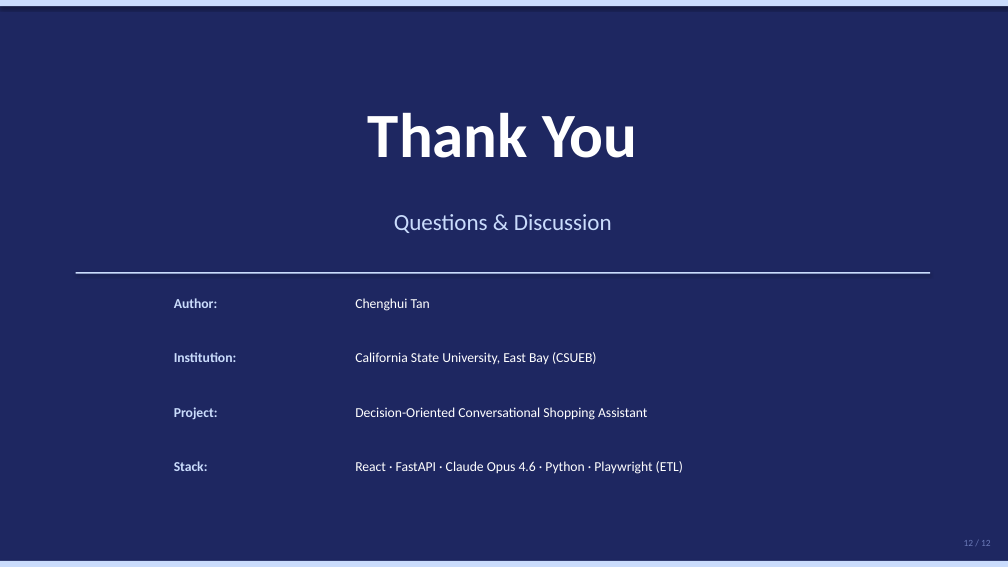
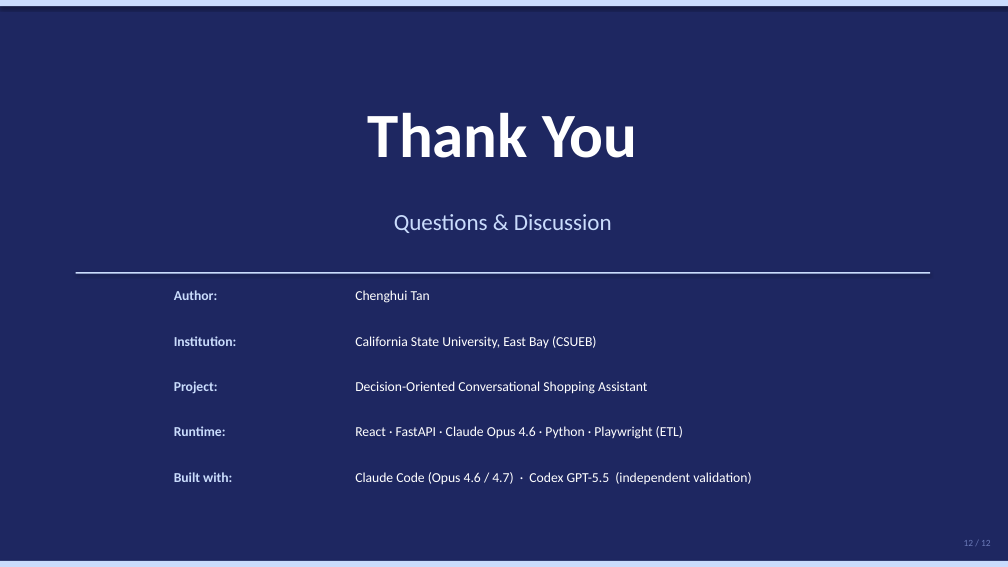
Before and after one commit to Chenghui-Tan/shopping-assistant, a slide deck: slide 12 of docs/capstone_presentation_v5.pptx. Drawn at 1008x567 pixels with LibreOffice and Linux fonts; fonts in the diff are those of the drawing. Boxes give left, top, right and bottom in pixels: in the first picture for what was removed or moved away, otherwise in the second. Text is boxed around its words. In the diff, an @@ line names an element or a change of style, - is before the commit and + after.

```diff
--- a/docs/capstone_presentation_v5.pptx
+++ b/docs/capstone_presentation_v5.pptx
@@ text "Author:": place and size @@
-text "Author:" at (174, 298, 217, 308)
+text "Author:" at (174, 290, 217, 300)
@@ text "Chenghui Tan": place and size @@
-text "Chenghui Tan" at (355, 298, 430, 311)
+text "Chenghui Tan" at (355, 290, 430, 303)
@@ text "Institution:": place and size @@
-text "Institution:" at (174, 352, 237, 362)
+text "Institution:" at (174, 336, 237, 346)
@@ text "California State University, East Bay ...": place and size @@
-text "California State University, East Bay ..." at (355, 352, 597, 365)
+text "California State University, East Bay ..." at (355, 336, 597, 349)
@@ text "Project:": place and size @@
-text "Project:" at (174, 407, 218, 420)
+text "Project:" at (174, 381, 218, 394)
@@ text "Decision-Oriented Conversational Shopping Assistant": place and size @@
-text "Decision-Oriented Conversational Shopping Assistant" at (355, 407, 647, 420)
+text "Decision-Oriented Conversational Shopping Assistant" at (355, 381, 647, 394)
@@ text at (174, 426, 226, 436): text changed @@
-Stack:
+Runtime:
@@ text "React · FastAPI · Claude ...": place and size @@
-text "React · FastAPI · Claude ..." at (355, 461, 683, 474)
+text "React · FastAPI · Claude ..." at (355, 426, 683, 439)
@@ text added at (174, 472, 232, 482), 13 pt, text #CADCFC, bold @@
+Built with:
@@ text added at (355, 472, 751, 484), 13 pt, text #FFFFFF @@
+Claude Code (Opus 4.6 / 4.7) · Codex GPT-5.5 (independent validation)
```
Also in this commit, not shown: 2 other slides changed, 2 other files.
